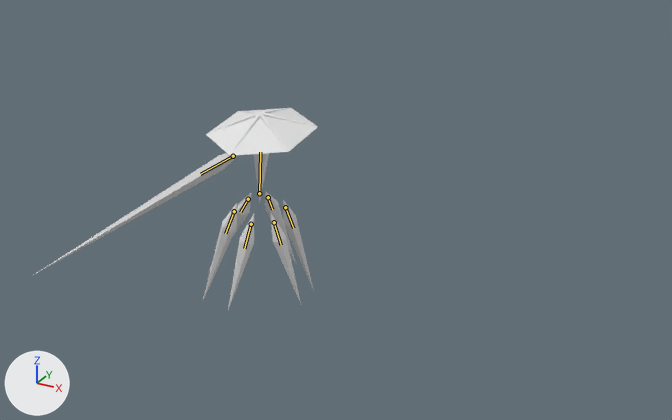
The glTF model glb_imports/ClarityBodyMeshes.glb as it was, and as the next commit left it.
Before and after are seen from a 50 mm lens placed at (60.8, -90.7, 49.9), pointed at (7.6, 6.0, 1.5). Every picture has the same lights, and +X, +Y and +Z are marked at lower left. The picture after the commit comes second. Both versions are drawn at frame 133 of the action 'DoubleSliceLeftDelayed'; the numbers are the values there. The bones that change, and the others that lie on the model, are drawn over the model as lines.

Names of what the first picture shows: 'Arm', 'BackLeft', 'BackRight', 'FrontLeft', 'FrontRight', 'Hat', 'MiddleLeft', 'MiddleRight' and 1 more.
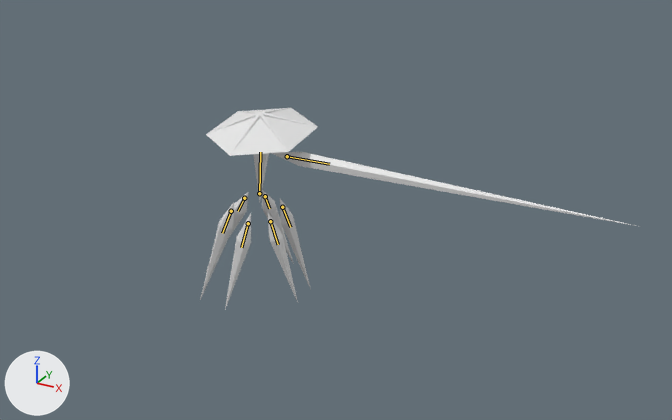
Pixel boxes (x1, y1, x2, y2) of what changed, in the pictures (672 x 420 px):
'Arm', posed (76% wider, 40% shorter): before (32, 153, 238, 276); after (272, 152, 636, 226)
'MiddleRight', posed: before (203, 203, 237, 300); after (200, 202, 234, 300)
'FrontRight', posed: before (228, 214, 254, 310); after (225, 213, 251, 309)
'FrontLeft', posed: before (271, 213, 301, 303); after (267, 211, 298, 303)
'MiddleLeft', posed: before (283, 200, 314, 291); after (280, 199, 311, 290)
'BackLeft', posed: before (265, 191, 296, 264); after (262, 190, 294, 264)
'BackRight', posed: before (208, 192, 252, 273); after (205, 192, 249, 273)
bone 'Arm', root to tip: before (233, 156) to (200, 174); after (287, 156) to (329, 164)
bone 'Middle.L', root to tip: before (285, 207) to (293, 228); after (282, 207) to (290, 227)
bone 'Front.L', root to tip: before (274, 222) to (281, 245); after (270, 221) to (278, 244)
bone 'Back.L', root to tip: before (268, 197) to (272, 209); after (265, 196) to (269, 208)
bone 'Middle.R', root to tip: before (234, 211) to (225, 233); after (231, 211) to (222, 233)
bone 'Front.R', root to tip: before (251, 224) to (244, 248); after (248, 223) to (241, 247)
bone 'Back.R', root to tip: before (248, 199) to (240, 212); after (244, 198) to (238, 211)

Patch to the scene script:
```diff
--- a/glb_imports/ClarityBodyMeshes.glb.py
+++ b/glb_imports/ClarityBodyMeshes.glb.py
@@ bone_arm @@
 bone_arm = bpy.data.objects['Armature'].pose.bones['Arm']  # child of 'Center'
-bone_arm.location = (0.0, 0.0, 0.0)
-bone_arm.rotation_quaternion = (0.999, 0.006, 0.005, 0.043)  # degrees (1, 1, 5)
+bone_arm.location = (-2.62, -7.13, 0.4)
+bone_arm.rotation_quaternion = (-0.011, 0.94, -0.244, -0.239)  # degrees (174, 27, -31)
@@ bone_middle_l @@
 bone_middle_l = bpy.data.objects['Armature'].pose.bones['Middle.L']
-bone_middle_l.location = (0.78, -0.25, -2.08)
+bone_middle_l.location = (1.23, -0.38, -2.07)
@@ bone_front_l @@
 bone_front_l = bpy.data.objects['Armature'].pose.bones['Front.L']
-bone_front_l.location = (-0.84, 0.65, -1.81)
+bone_front_l.location = (-0.38, 0.53, -1.78)
@@ bone_back_l @@
 bone_back_l = bpy.data.objects['Armature'].pose.bones['Back.L']
-bone_back_l.location = (1.44, -1.09, -0.54)
+bone_back_l.location = (1.89, -1.2, -0.57)
@@ bone_middle_r @@
 bone_middle_r = bpy.data.objects['Armature'].pose.bones['Middle.R']
-bone_middle_r.location = (-0.68, -0.24, 2.15)
+bone_middle_r.location = (-0.23, -0.11, 2.14)
@@ bone_front_r @@
 bone_front_r = bpy.data.objects['Armature'].pose.bones['Front.R']
-bone_front_r.location = (-1.92, 0.37, 0.18)
+bone_front_r.location = (-1.47, 0.49, 0.15)
@@ bone_back_r @@
 bone_back_r = bpy.data.objects['Armature'].pose.bones['Back.R']
-bone_back_r.location = (1.24, -0.89, 1.29)
+bone_back_r.location = (1.7, -0.77, 1.33)
```
